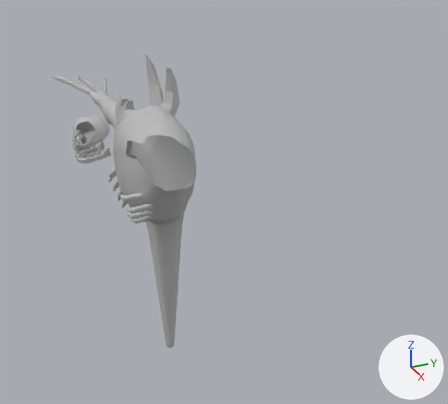
A saved change to the FBX model Artists/production/alien animations/walkcycle.fbx.
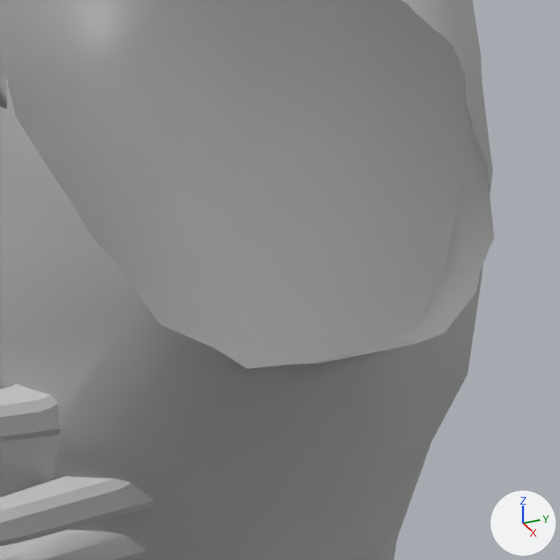
Old and new are each drawn whole from a camera (50 mm lens) standing at (0.2875, -0.0886, 0.2326) and looking at (0.0138, 0.0346, 0.0958) and again close up on the part from 30% to 46% of the width and 36% to 53% of the height. The lights are fixed; the arrows at lower right show +X, +Y and +Z. Everything nearer to the camera than a plane just in front of the edit is cut away. Where no turn or scale is listed for an object, it has been applied to the vertices.

In view in the first close-up: 'final_model_polySurface5'.
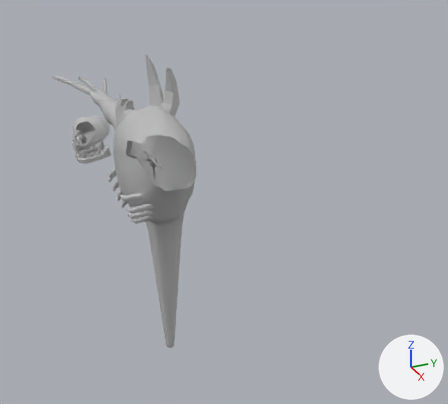
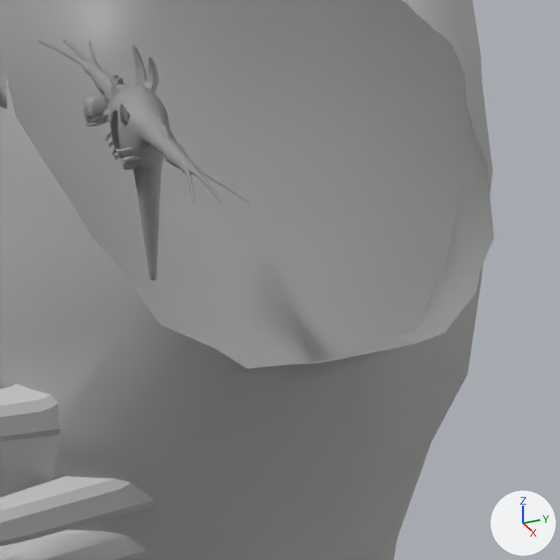
Pixel boxes (x1, y1, x2, y2) of what changed, in the close-ups (560 x 560 px):
'unwrapped', added: after (38, 39, 250, 281)

The change in detail:
Material 'lambert3' (mat_lambert3) is new.
Its base color is (0.5, 0.5, 0.5) (grey #bcbcbc).
Mesh me_mesh_001 is new.
It has 3661 vertices, 3397 faces and spans x -0.016..0.016, y -0.0036..0.0019, z -0.0099..0.0051.
It uses material mat_lambert3 (grey #bcbcbc).
Object 'unwrapped' (ob_unwrapped) is new; it shows me_mesh_001.
Its location is (0.0, 0.00082, 0.11867).
